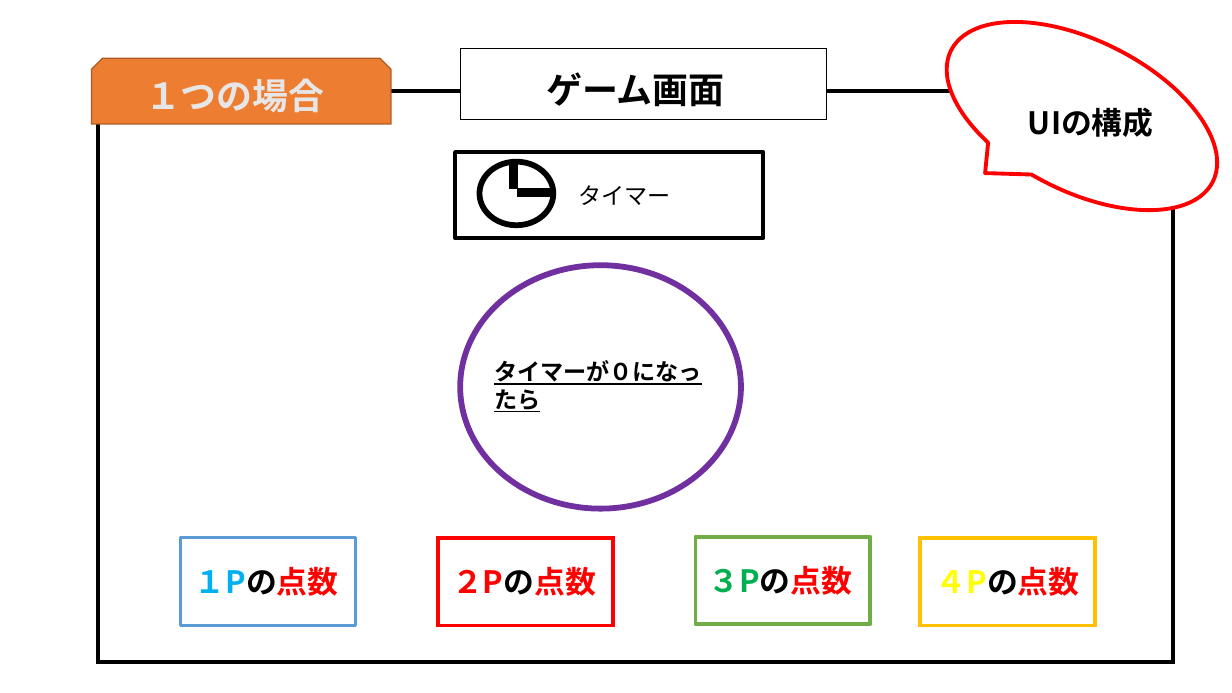
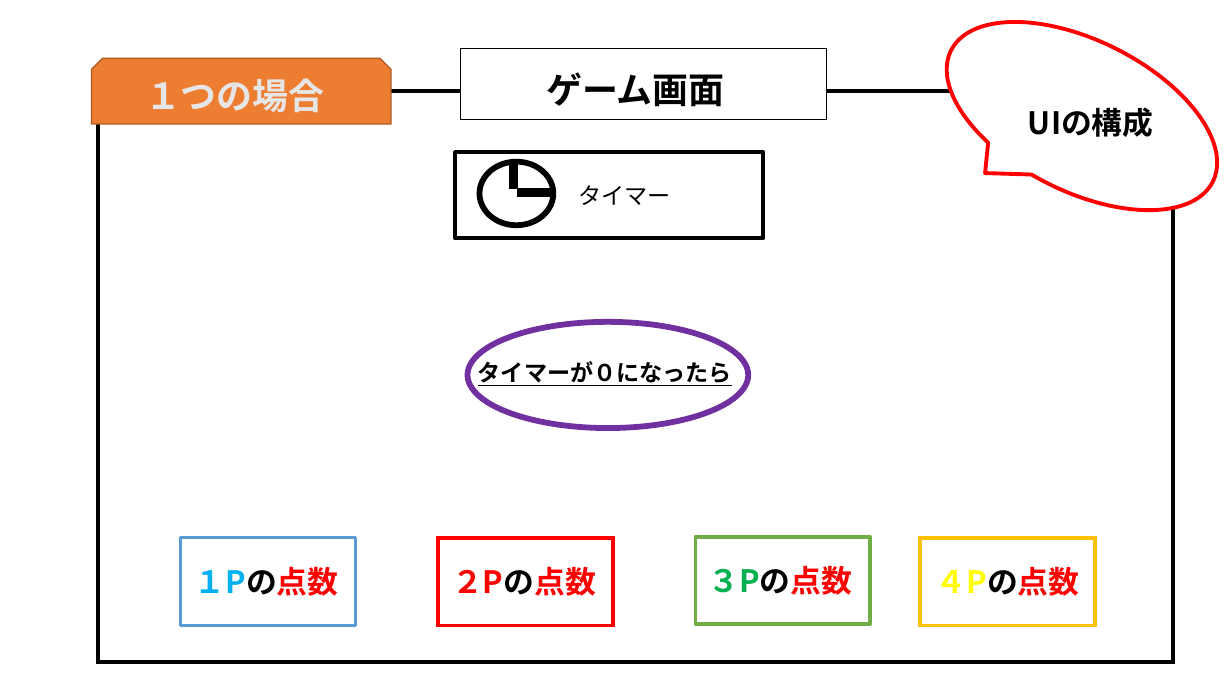
Before and after one commit to MizukiKato0416/sotsugyou_time_kato, a slide deck: slide 18 of 卒業制作_風船わりゲーム（仮）.pptx (slide 16 before the commit). Drawn at 1232x693 pixels with LibreOffice and Linux fonts; fonts in the diff are those of the drawing. Boxes give left, top, right and bottom in pixels: in the first picture for what was removed or moved away, otherwise in the second. Text is boxed around its words. In the diff, an @@ line names an element or a change of style, - is before the commit and + after.

```diff
--- a/卒業制作_風船わりゲーム（仮）.pptx
+++ b/卒業制作_風船わりゲーム（仮）.pptx
@@ ellipse: place and size @@
-ellipse at (460,265,741,508)
+ellipse at (468,322,749,428)
@@ text "タイマーが０になったら" rewrapped from (494,360,702,385) to (478,358,732,386) @@
```
Also in this commit, not shown: 3 other slides changed, 3 slides added, 1 other file.
